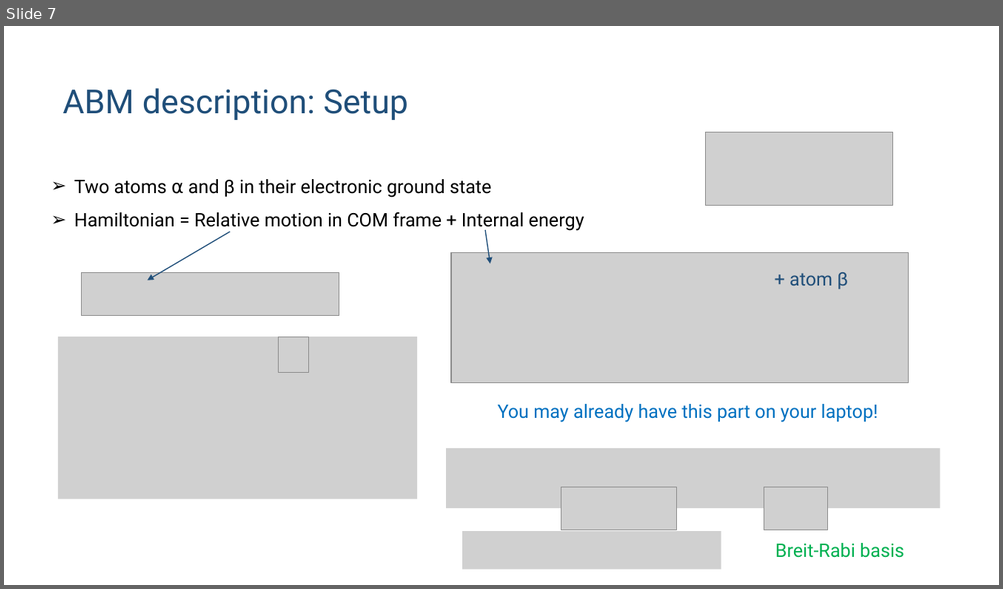
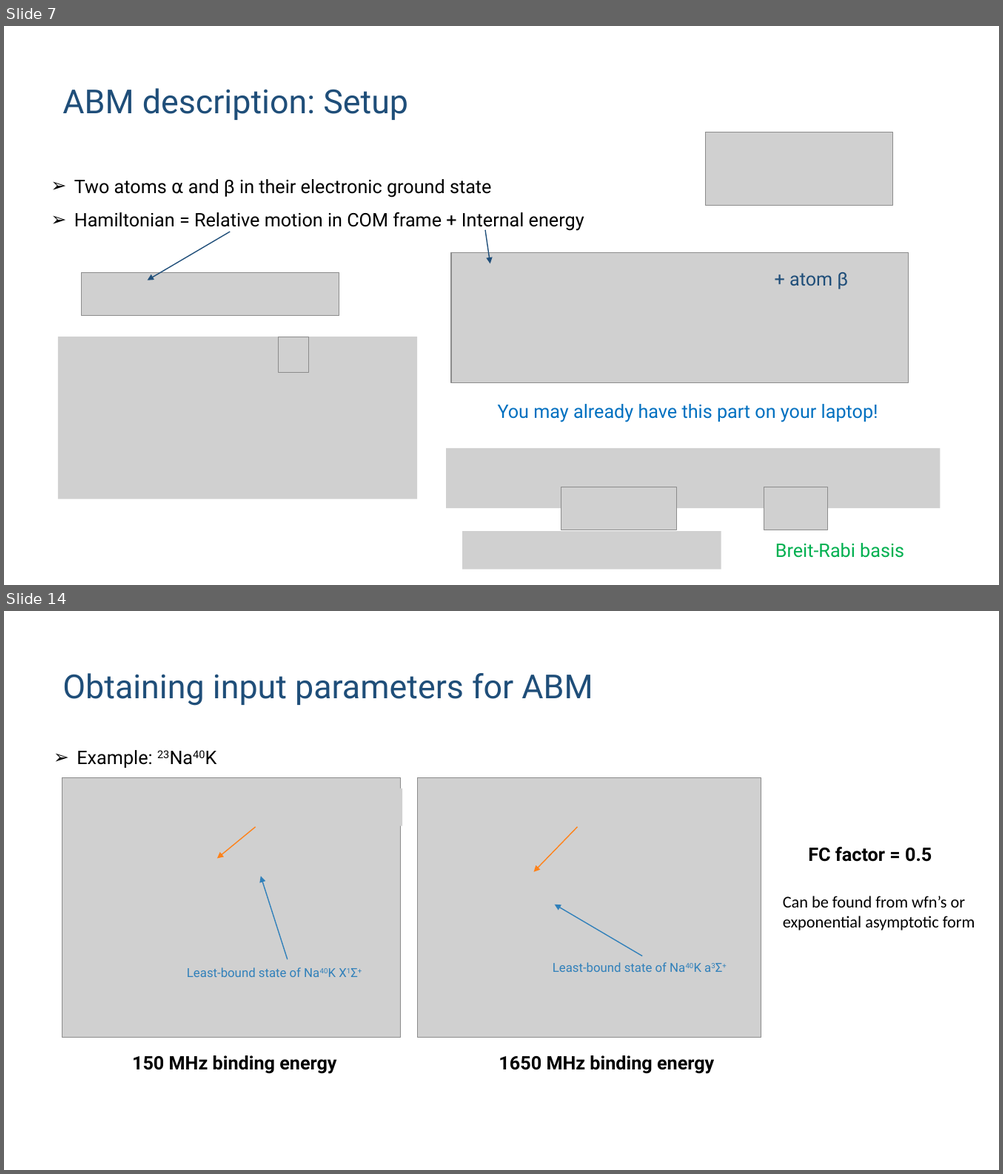
Before and after one commit to huanium/huanium, a slide deck: MIT_PhD/ZGS/ZGS-Sep-01-2023/BUI_ZGS_2023_Sep_01.pptx. Shown one above the other, each under a label of ours: slide 7 before the commit, slides 7 and 14 after it; the slides between them are not shown. The pictures are 1003x589 and 1003x1174 pixels, drawn with LibreOffice and Linux fonts; fonts in the diff are those of the drawing; grey boxes stand for pictures. Boxes give left, top, right and bottom in pixels: in the first picture for what was removed or moved away, otherwise in the second. Text is boxed around its words. In the diff, an @@ line names an element or a change of style, - is before the commit and + after.

```diff
--- a/MIT_PhD/ZGS/ZGS-Sep-01-2023/BUI_ZGS_2023_Sep_01.pptx
+++ b/MIT_PhD/ZGS/ZGS-Sep-01-2023/BUI_ZGS_2023_Sep_01.pptx
@@ slide 14 added at box(4, 611, 999, 1170), background #FFFFFF @@
@@ title added at box(62, 673, 592, 706), 32 pt, text #1F4E79 @@
+Obtaining input parameters for ABM
@@ text added at box(77, 750, 152, 768), 18 pt, text #000000 @@
+➢ Example: 23Na40K
@@ picture added at box(62, 778, 401, 1038) @@
@@ picture added at box(418, 778, 760, 1038) @@
@@ picture added at box(563, 788, 724, 825) @@
@@ picture added at box(242, 789, 402, 826) @@
@@ arrow added from (256, 827) to (217, 859), #FF8219 1 pt @@
@@ arrow added from (577, 827) to (534, 872), #FF8219 1 pt @@
@@ text added at box(808, 847, 931, 862), 18 pt, text #000000, bold @@
+FC factor = 0.5
@@ arrow added from (287, 960) to (261, 877), #3080BA 1 pt @@
@@ text added at box(782, 896, 975, 931), 16 pt, text #000000 @@
+Can be found from wfn’s or
+exponential asymptotic form
@@ arrow added from (642, 957) to (555, 905), #3080BA 1 pt @@
@@ text added at box(552, 963, 666, 972), 12 pt, text #3080BA @@
+Least-bound state of Na40K a3Σ+
@@ text added at box(187, 968, 301, 977), 12 pt, text #3080BA @@
+Least-bound state of Na40K X1Σ+
@@ text added at box(132, 1056, 336, 1074), 18 pt, text #000000, bold @@
+150 MHz binding energy
@@ text added at box(498, 1056, 714, 1074), 18 pt, text #000000, bold @@
+1650 MHz binding energy
```
Also in this commit, not shown: 7 slides changed, 9 other slides added, 1 other file.
